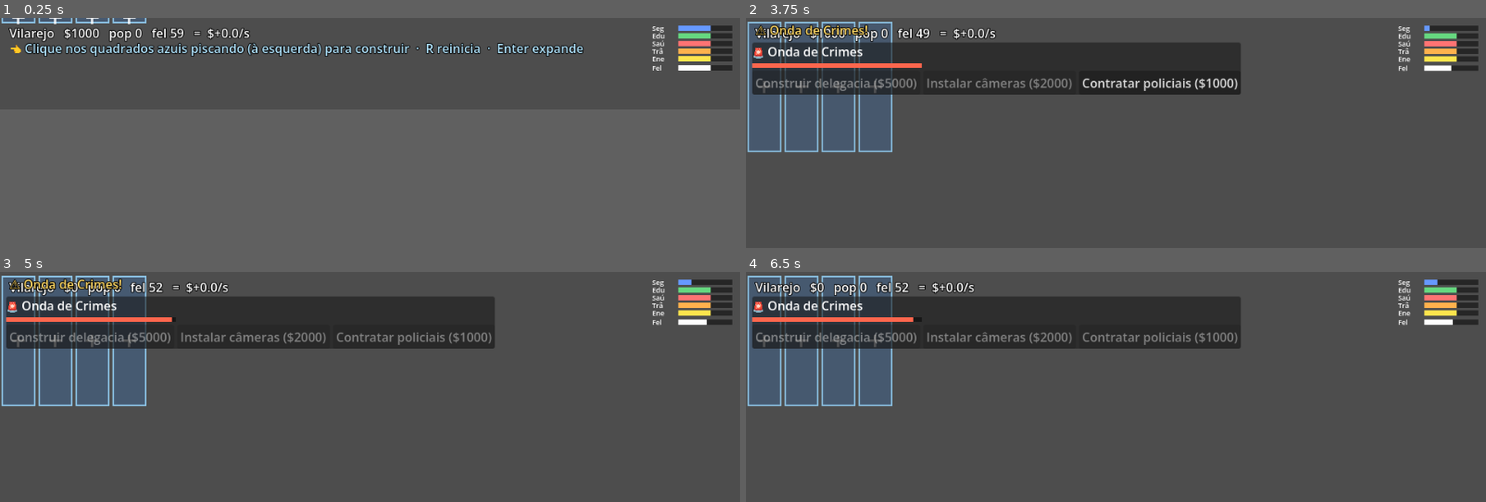
Above: before the commit, frames 1-4 (two rows, left to right).
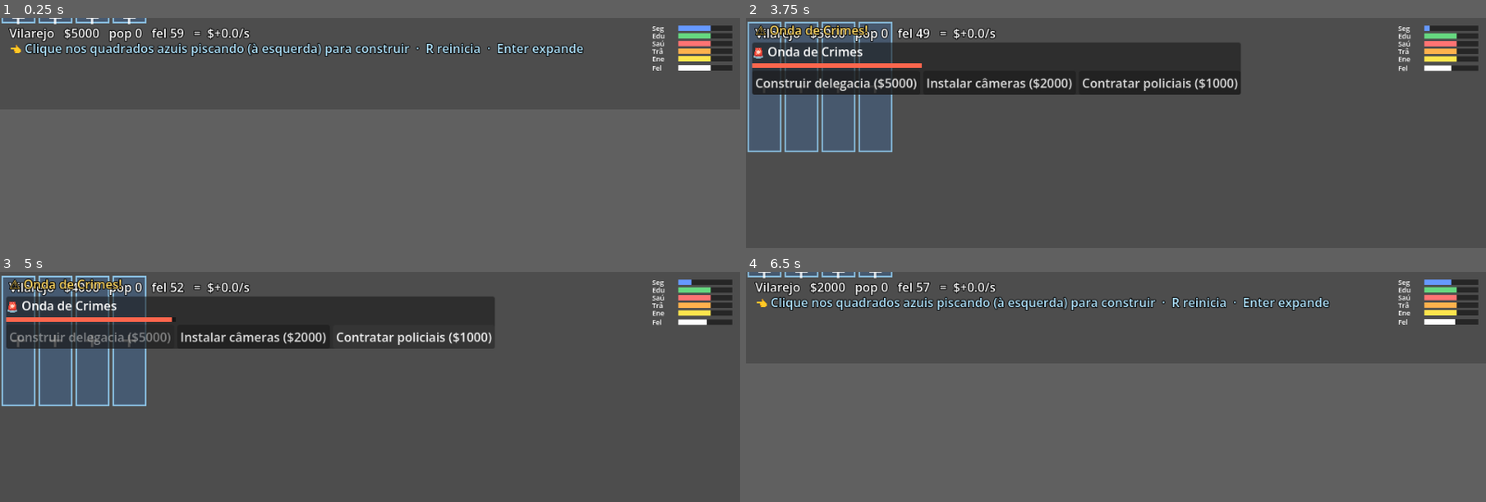
Above: after the commit, the same moments.

Repository: andrewsmedina/yourcity
Game: Godot game, scene res://scenes/main.tscn
Same seed, same stepped clock (60 frames per second), same inputs: the game is played once before the commit and once after it.
Inputs (mouse positions are in pixels of both pictures, inside the frame that each line leads up to):
- Up to frame 1 (0.25 s): no input
- Up to frame 2 (3.75 s): tap Enter at 0.5, 0.6 s; move the mouse to (1278, 59) at 0.52 s; click (1278, 59) at 0.67 s; tap Space at 0.77, 1.25 s; drag from (968, 68) to (1079, 82) at 1.27 s; move the mouse to (1190, 43) at 2.02 s; tap R at 2.1 s; click (1190, 43) at 2.17 s; drag from (1079, 82) to (894, 50) at 2.77 s; move the mouse to (1338, 77) at 3.52 s; tap C at 3.6 s; click (1338, 77) at 3.67 s
- Up to frame 3 (5 s): tap Space at 3.77 s; click "Contratar policiais ($1000)" at 4.25 s
- Up to frame 4 (6.5 s): click (997, 297) at 5 s, where only the run after the commit has a clickable "Instalar câmeras ($2000)"; drag from (894, 304) to (1005, 295) at 5.77 s
In our replay, in frame 4 the window is 799x249 before the commit and 799x99 after it. These sizes can differ from the game's own. Grey fills any space a smaller window leaves; there, only what the larger window draws over its background counts as a difference.

The runs differ from the first frame. In frame 1, less than 0.1% of the frame differs, in the area x 9-11%, y 4-9%; in frame 2, 0.8%; in frame 3, 1.5%; in frame 4, 20%, in the area x 0-96%, y 0-59%.

Commit message:
Raise starting money to 5000 for testing headroom
Building worked but starting money (1000) plus upkeep left room for only one
house before the cost wall. Bump to 5000 so playtesting can build several
zones. Provisional balance value.

Co-Authored-By: Claude Opus 4.8 (1M context) <noreply@anthropic.com>

Diff:
--- a/scripts/sim/city_sim.gd
+++ b/scripts/sim/city_sim.gd
@@ -165,7 +165,7 @@
 
 var _crisis_elapsed := {}  # CrisisType -> seconds active (key present iff active)
 
-func _init(starting_money: float = 1000.0) -> void:
+func _init(starting_money: float = 5000.0) -> void:
 	money = starting_money
 	population = 0.0
 	for ind in INDICATORS:
